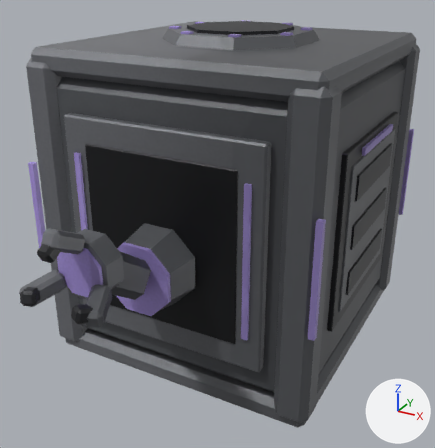
Renders of the FBX model SpaceStation/Assets/_Project/Art/Models/Modules/SM_MiningDock.fbx from each side of a commit.
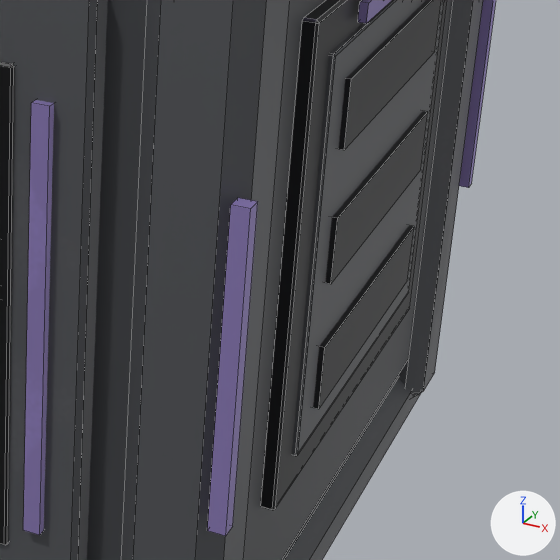
There are two pictures of each version: one whole from a 50 mm camera at (0.584, -1.018, 0.486) aimed at (0.027, -0.007, -0.02), one close up on the part from 53% to 100% of the width and 33% to 78% of the height. The lights are fixed; the arrows at lower right show +X, +Y and +Z. The older version's two pictures come first. The close-ups show mesh edges as thin lines. Where no turn or scale is listed for an object, it has been applied to the vertices.

Objects in the first close-up: 'SMN_MiningDock'.
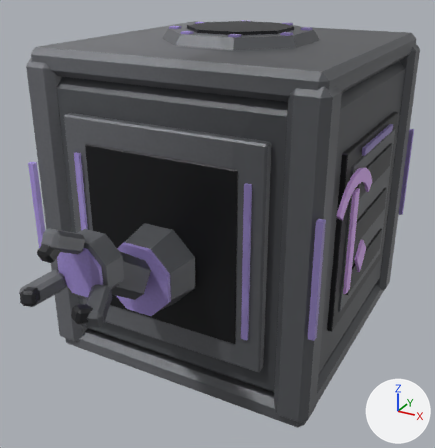
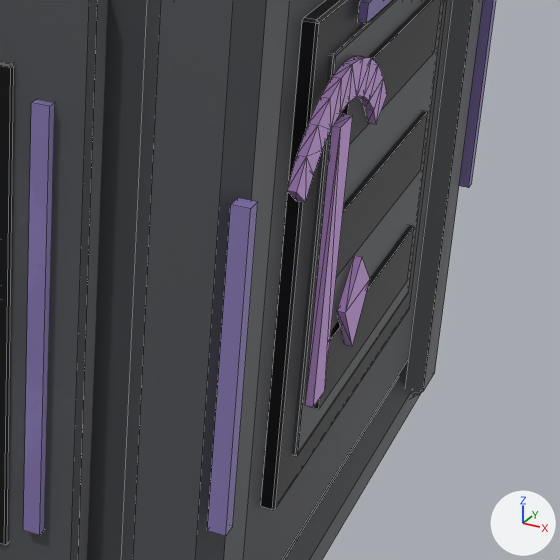
Patch to the scene script:
```diff
--- a/SpaceStation/Assets/_Project/Art/Models/Modules/SM_MiningDock.fbx.py
+++ b/SpaceStation/Assets/_Project/Art/Models/Modules/SM_MiningDock.fbx.py
@@ mat_fx_fluorpurple @@
+mat_fx_fluorpurple = principled_material('FX_FluorPurple')
+mat_fx_fluorpurple.base_color = (0.78, 0.45, 1.0)  # purple #e5b3ff
+mat_fx_fluorpurple.roughness = 0.3
@@ me_emblem_miningdock_b @@
+me_emblem_miningdock_b.from_pydata(...)  # 60 vertices, 144 faces; spans x 0.307..0.313, y -0.1..0.109, z -0.105..0.142
+me_emblem_miningdock_b.materials.append(mat_fx_fluorpurple)  # purple #e5b3ff
@@ ob_emblem_miningdock_b @@
+ob_emblem_miningdock_b = bpy.data.objects.new('Emblem_MiningDock_b', me_emblem_miningdock_b)
+ob_emblem_miningdock_b.location = (0.0, 0.0, 0.0)
```

Where the change shows, as pixel boxes [x1, y1, x2, y2] in the close-ups (560 x 560 px):
'Emblem_MiningDock_b', added (purple)
    after: [287, 56, 387, 407]
